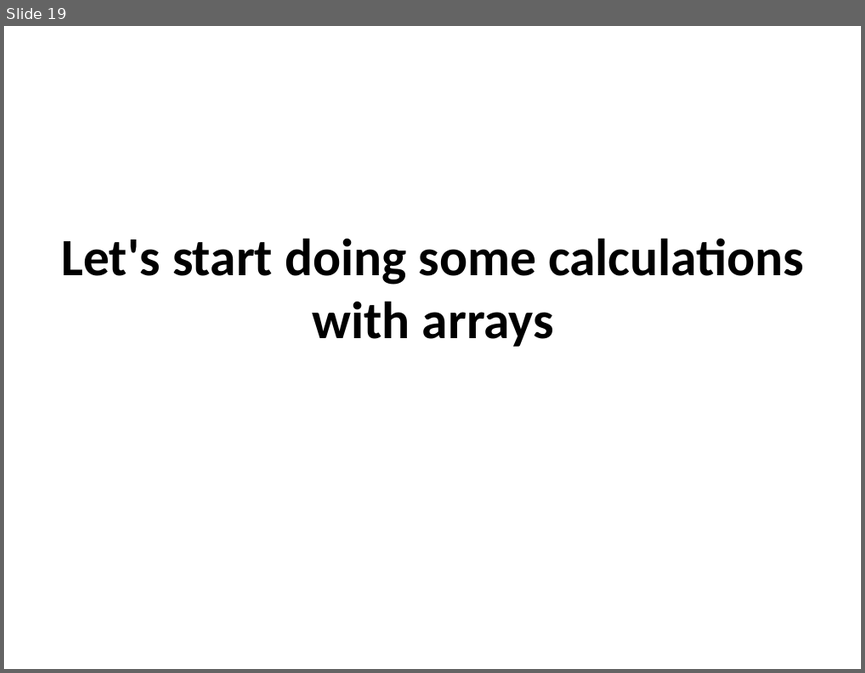
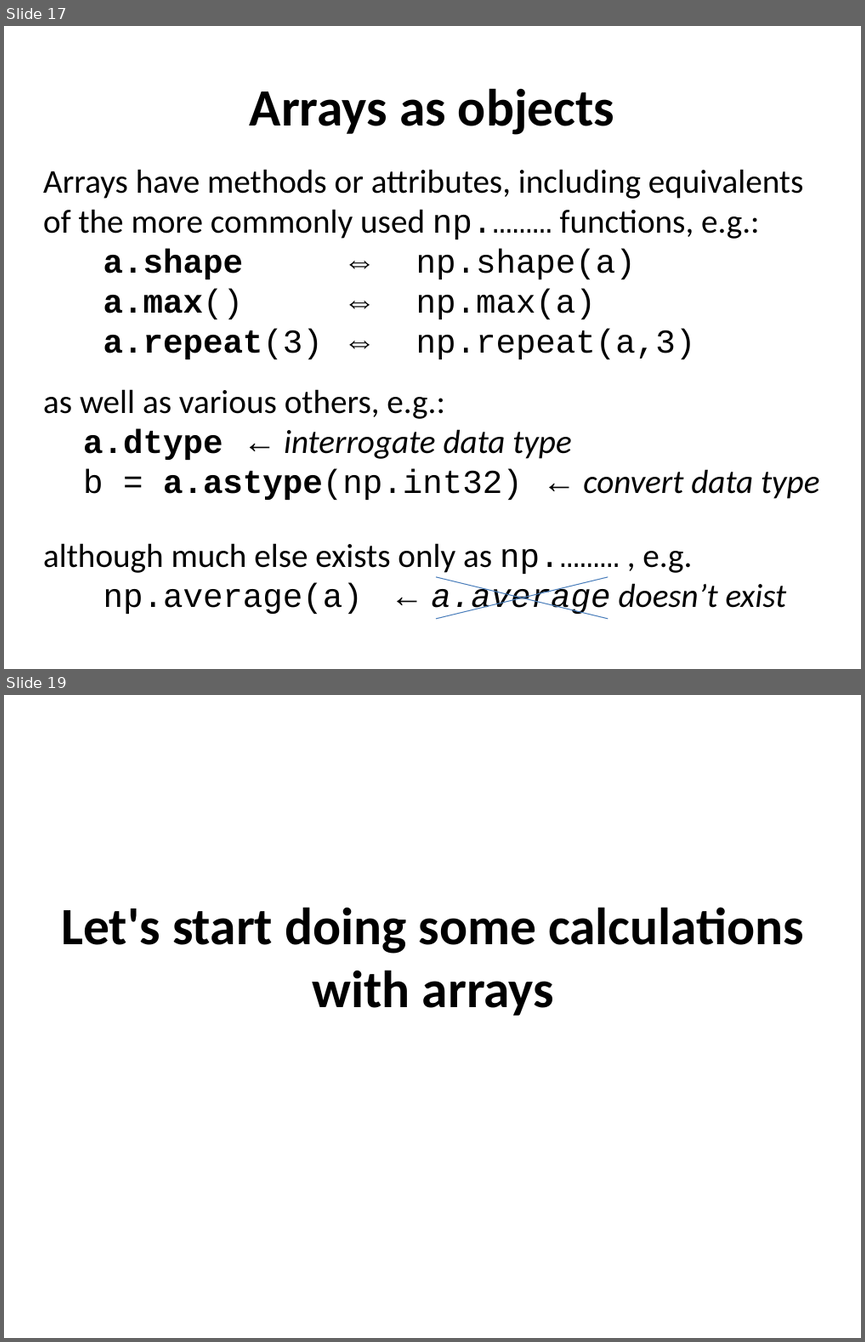
Before and after one commit to ncasuk/ncas-isc, a slide deck: python/presentations/handling_arrays/numpy.ppt. Shown one above the other, each under a label of ours: slide 19 before the commit, slides 17 and 19 after it; the slides between them are not shown. The pictures are 865x673 and 865x1342 pixels, drawn with LibreOffice and Linux fonts; fonts in the diff are those of the drawing; background and template pictures are left out. Boxes give left, top, right and bottom in pixels: in the first picture for what was removed or moved away, otherwise in the second. Text is boxed around its words. In the diff, an @@ line names an element or a change of style, - is before the commit and + after.

```diff
--- a/python/presentations/handling_arrays/numpy.ppt
+++ b/python/presentations/handling_arrays/numpy.ppt
@@ slide 17 added at (x1=4, y1=26, x2=861, y2=669), background #FFFFFF @@
@@ title added at (x1=250, y1=88, x2=614, y2=135), 44 pt, text #000000, bold @@
+Arrays as objects
@@ text added at (x1=43, y1=169, x2=819, y2=616), 28 pt, text #000000 @@
+Arrays have methods or attributes, including equivalents of the more commonly used np.……… functions, e.g.:
+a.shape ⇔ np.shape(a)
+a.max() ⇔ np.max(a)
+a.repeat(3) ⇔ np.repeat(a,3)
+as well as various others, e.g.:
+a.dtype ← interrogate data type
+b = a.astype(np.int32) ← convert data type
+although much else exists only as np.……… , e.g.
+np.average(a) ← a.average doesn’t exist
@@ line added from (436, 577) to (608, 618), #4A7EBB 0.74 pt @@
@@ line added from (608, 577) to (436, 618), #4A7EBB 0.74 pt @@
```
Also in this commit, not shown: 12 slides changed, 3 other slides added, 3 slides removed.
